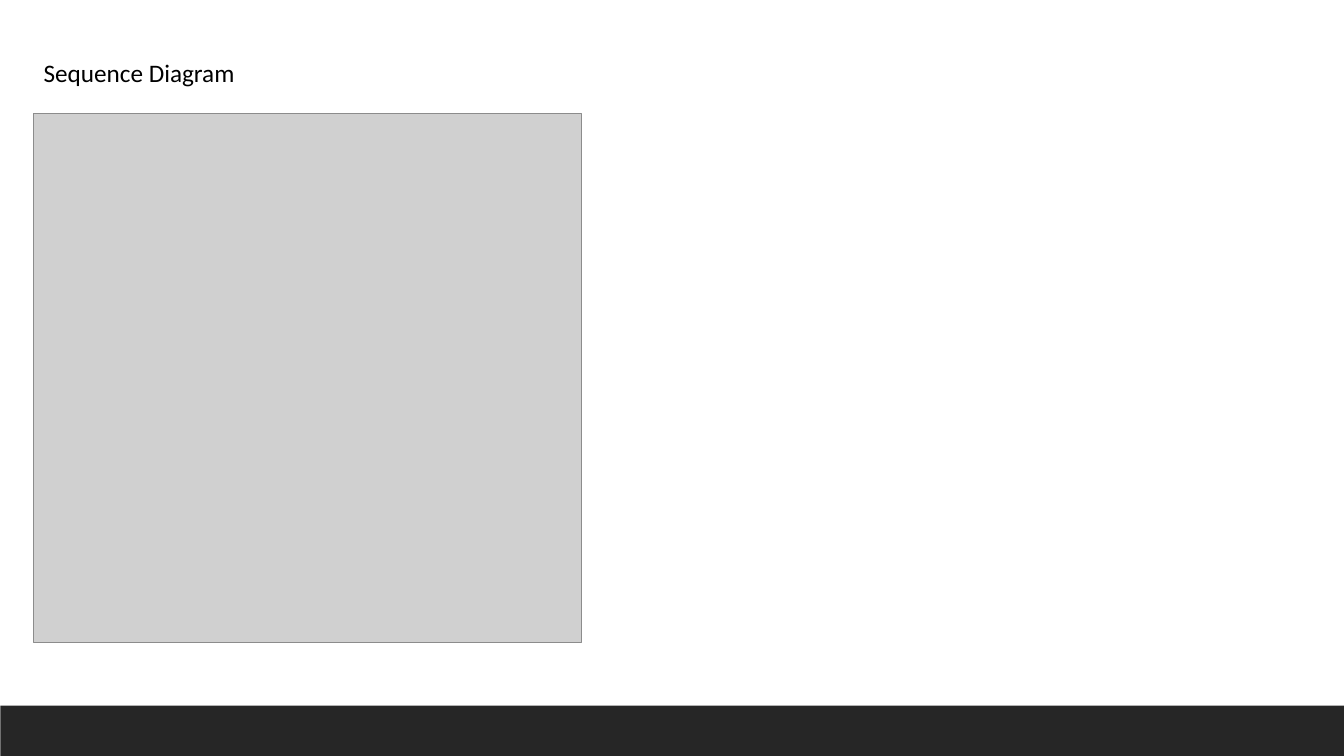
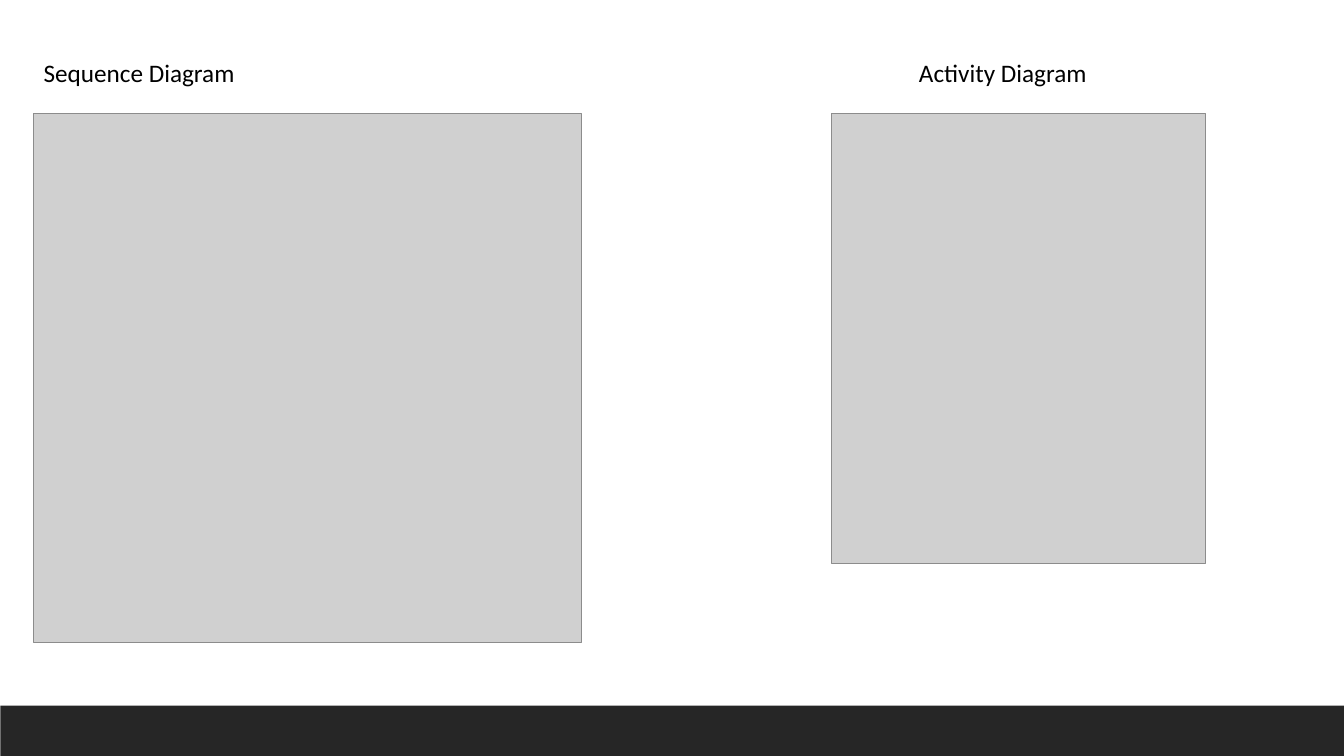
Before and after one commit to zzmaoyuqing/SWA_project, a slide deck: slide 8 of PPT.pptx. Drawn at 1344x756 pixels with LibreOffice and Linux fonts; fonts in the diff are those of the drawing; grey boxes stand for pictures. Boxes give left, top, right and bottom in pixels: in the first picture for what was removed or moved away, otherwise in the second. Text is boxed around its words. In the diff, an @@ line names an element or a change of style, - is before the commit and + after.

Commit message:
add activity diagram

```diff
--- a/PPT.pptx
+++ b/PPT.pptx
@@ text added at (919,64,1087,87), 18 pt, text #000000 @@
+Activity Diagram
@@ picture added at (832,114,1206,564) @@
```
Also in this commit, not shown: 1 other slide changed.
